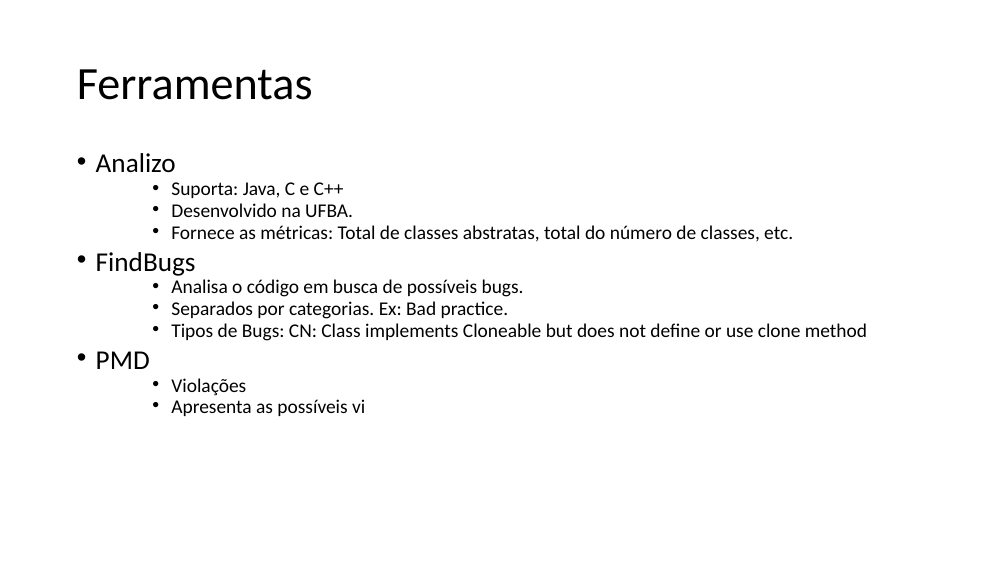
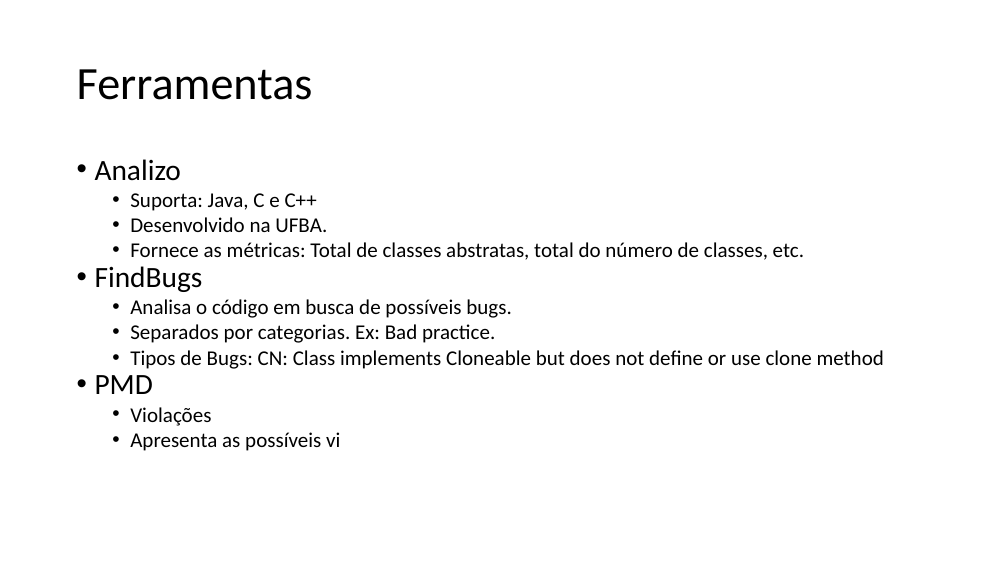
Before and after one commit to gutorc92/apresentacaoTCU, a slide deck: slide 9 of apresentacao.pptx (slide 10 before the commit). Drawn at 1008x567 pixels with LibreOffice and Linux fonts; fonts in the diff are those of the drawing. Boxes give left, top, right and bottom in pixels: in the first picture for what was removed or moved away, otherwise in the second. Text is boxed around its words. In the diff, an @@ line names an element or a change of style, - is before the commit and + after.

Commit message:
Escrevendo a apresentacao
Escrevendo conceitos importantes para a apresentacao.

Signed-off-by Gustavo Coelho <gutorc@hotmail.com>

```diff
--- a/apresentacao.pptx
+++ b/apresentacao.pptx
@@ text "Analizo" at [95, 159, 884, 451]: size 25.9 to 28 pt in "Analizo", "FindBugs", "PMD"; size 18.5 to 20 pt; indent changed; line spacing 0.7 to 0.9; less space between paragraphs; line spacing 0.7 to 1 @@
```
Also in this commit, not shown: 8 other slides changed, 1 slide removed, 4 other files.
